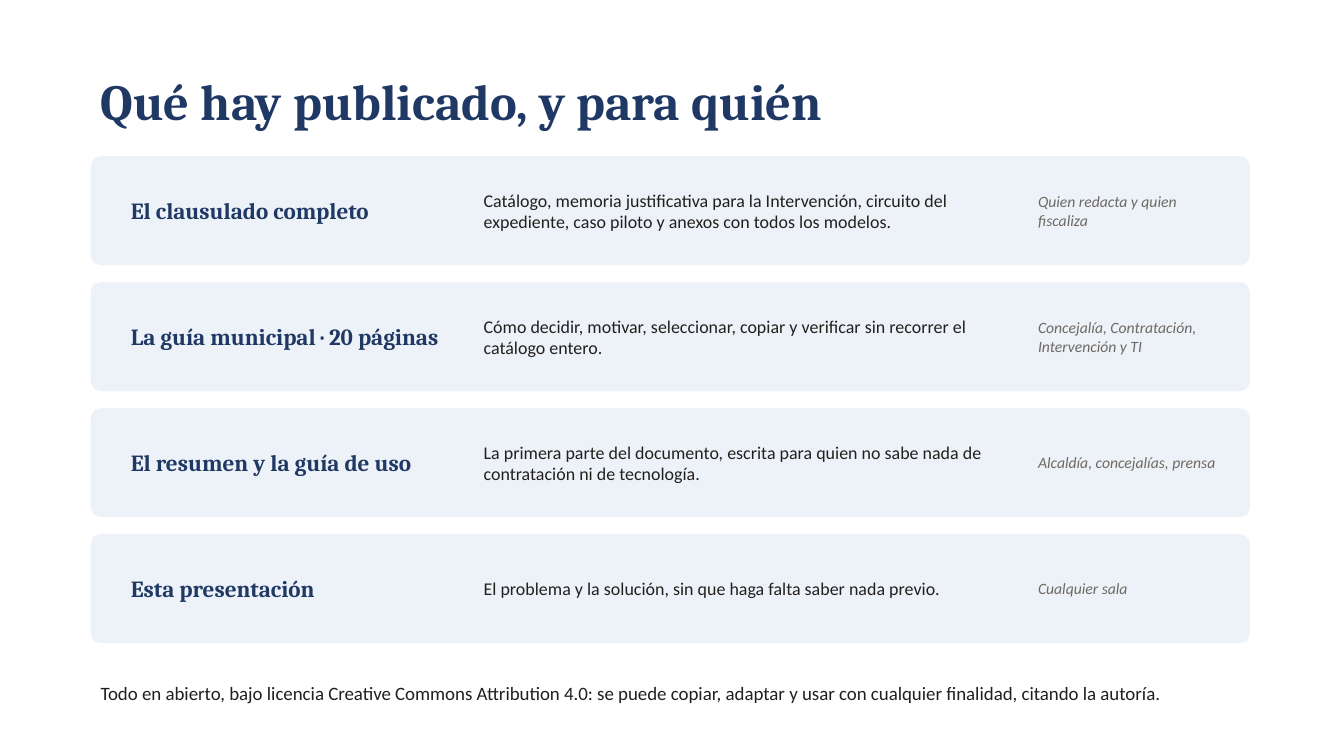
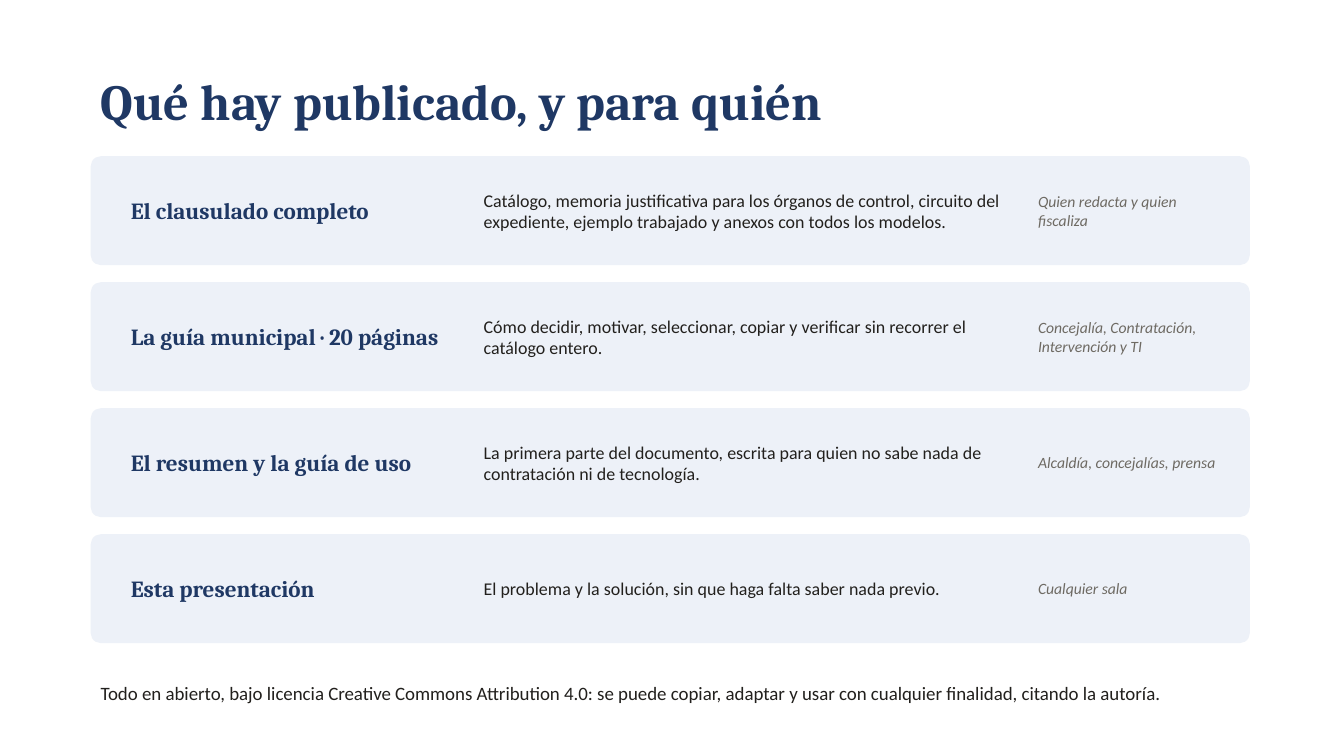
Before and after one commit to migueldadd4u/ai-clauses, a slide deck: slide 11 of docs/descargas/presentacion-ai-clauses.pptx. Drawn at 1344x756 pixels with LibreOffice and Linux fonts; fonts in the diff are those of the drawing. Boxes give left, top, right and bottom in pixels: in the first picture for what was removed or moved away, otherwise in the second. Text is boxed around its words. In the diff, an @@ line names an element or a change of style, - is before the commit and + after.

```diff
--- a/docs/descargas/presentacion-ai-clauses.pptx
+++ b/docs/descargas/presentacion-ai-clauses.pptx
@@ text at [484,194,999,231]: text changed @@
-Catálogo, memoria justificativa para la Intervención, circuito del expediente, caso piloto y anexos con todos los modelos.
+Catálogo, memoria justificativa para los órganos de control, circuito del expediente, ejemplo trabajado y anexos con todos los modelos.
```
Also in this commit, not shown: 3 other slides changed, 2 other files.
